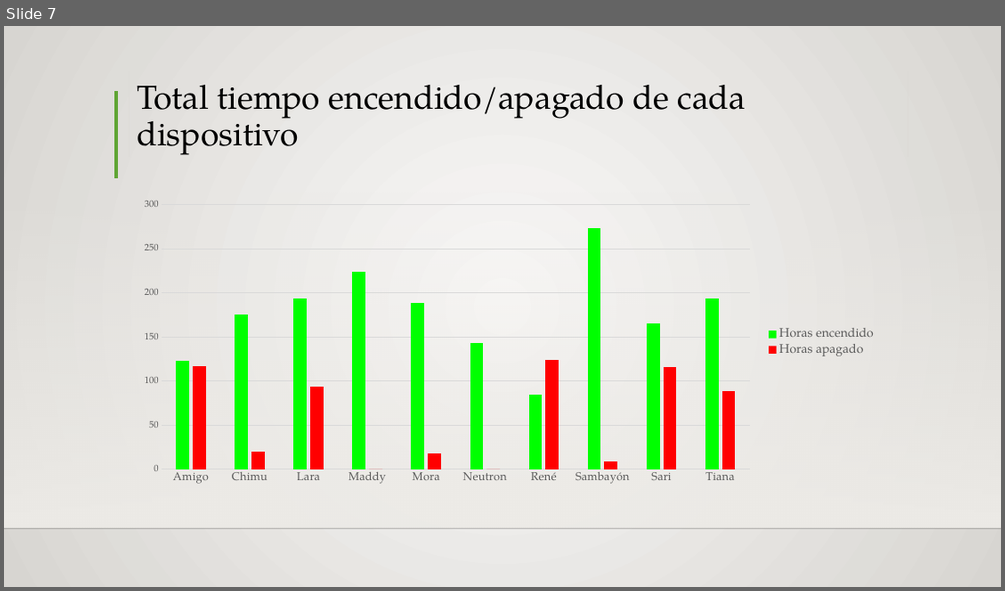
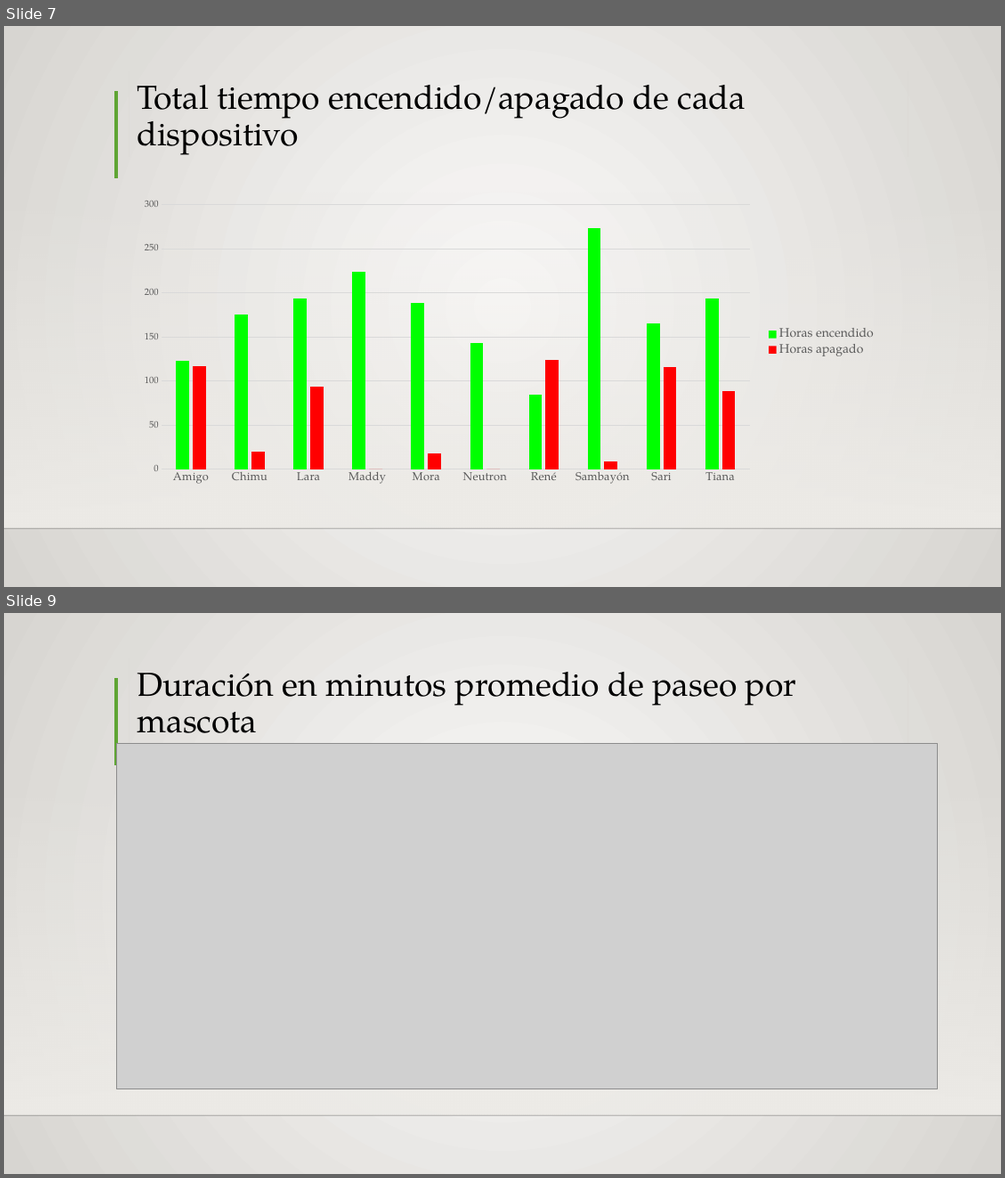
Before and after one commit to Siriusg2/resumenipa, a slide deck: excel_reports/IPApresentacion.pptx. Shown one above the other, each under a label of ours: slide 7 before the commit, slides 7 and 9 after it; the slides between them are not shown. The pictures are 1005x591 and 1005x1178 pixels, drawn with LibreOffice and Linux fonts; fonts in the diff are those of the drawing; grey boxes stand for pictures; background and template pictures are left out. Boxes give left, top, right and bottom in pixels: in the first picture for what was removed or moved away, otherwise in the second. Text is boxed around its words. In the diff, an @@ line names an element or a change of style, - is before the commit and + after.

```diff
--- a/excel_reports/IPApresentacion.pptx
+++ b/excel_reports/IPApresentacion.pptx
@@ slide 9 added at box(4, 613, 1001, 1174), background gradient #FAFAF9 to #D7D5D2; not listed: 3 template elements that a slide beside it also shows @@
@@ title added at box(129, 657, 908, 744), fill gradient #FAFAF9 to #D7D5D2, 32 pt, text #000000 @@
+Duración en minutos promedio de paseo por mascota
@@ picture added at box(116, 743, 938, 1088) @@
```
Also in this commit, not shown: 2 other slides added, 1 slide removed, 2 other files.
